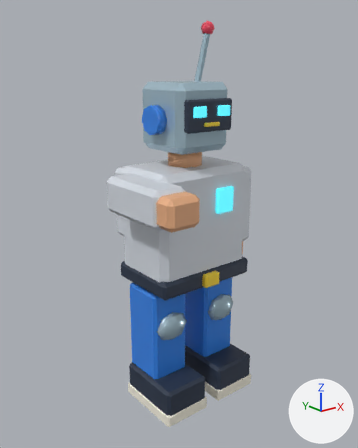
One commit to the Blender file art/blasters/fps_char_3.blend: the scene before it, then after it.
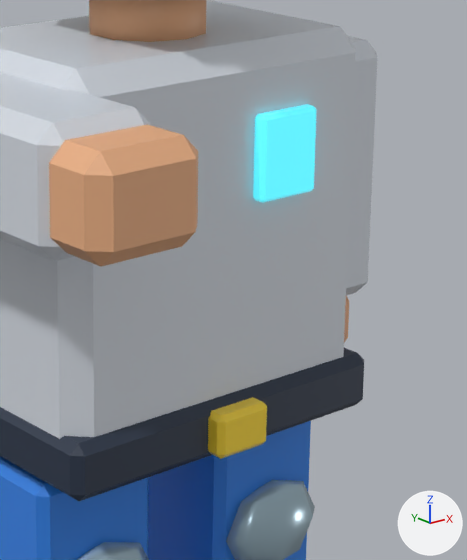
The first picture shows the older version from a camera (50 mm lens) standing at (-1.61, -1.97, 1.79) and looking at (-0.03, 0.02, 0.99). The close-ups show the older and then the newer version on the part from 40% to 77% of the width and 35% to 71% of the height of that picture. Only the edits that show in the close-ups are written down. Lighting does not change. The marker at lower right points along +X, +Y and +Z.

The scene before the commit, as lines of its bpy script (objects in view):
```python
me_cube_068 = bpy.data.meshes.new('Cube.068')
me_cube_068.from_pydata(...)  # 98 vertices, 110 faces; spans x -0.135..0.135, y -0.255..0.135, z -0.7..-0.015
# faces by material slot: [26, 26, 26, 32]
me_cube_068.materials.append(mat_vanilla_plastic)  # white #f9f5e5
me_cube_068.materials.append(mat_ink_navy)  # dark blue #293548
me_cube_068.materials.append(mat_blueberry)  # blue #3584e7
me_cube_068.materials.append(mat_toy_silver)  # blue #adc8d6
me_cube_070 = bpy.data.meshes.new('Cube.070')
me_cube_070.from_pydata(...)  # 24 vertices, 26 faces; spans x -0.285..0.285, y -0.19..0.19, z 0.725..1.315
me_cube_070.materials.append(mat_paint)  # white #d7dde5
me_cube_077 = bpy.data.meshes.new('Cube.077')
me_cube_077.from_pydata(...)  # 24 vertices, 26 faces; spans x 0.045..0.155, y -0.2115..-0.1865, z 1.085..1.215
me_cube_077.materials.append(mat_visor_glow)  # cyan #59e7f9, glowing cyan #59e7f9
ob_chest_badge = bpy.data.objects.new('Chest badge', me_cube_077)
ob_chest_badge.location = (0.0, 0.0, 0.0)
ob_leg_l = bpy.data.objects.new('leg_l', me_cube_068)
ob_leg_l.location = (0.175, 0.0, 0.7)
ob_torso = bpy.data.objects.new('Torso', me_cube_070)
ob_torso.location = (0.0, 0.0, 0.0)
# also in view: 'Buckle' at (0.0, -0.22, 0.75); 'leg_r' at (-0.17, -0.06, 0.34); 'arm_l' at (0.33, 0.01, 0.98); 'Right sleeve' at (-0.33, -0.11, 1.2); 'right_hand' at (-0.33, -0.36, 1.2)
```
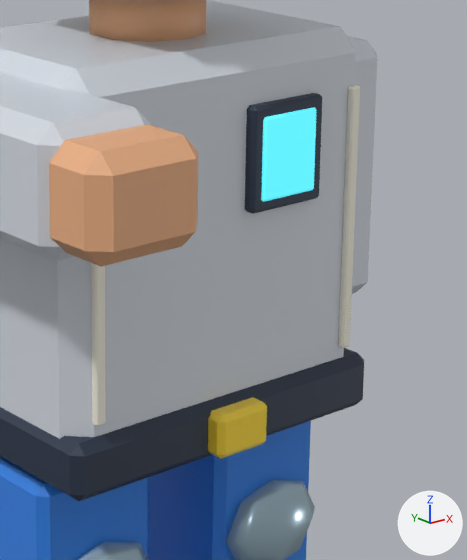
Where the change shows, as pixel boxes (x1, y1, x2, y2) in the close-ups (467 x 560 px):
'Badge frame', added (dark blue)
    after: (245, 93, 322, 214)
'Torso piping.001', added
    after: (338, 85, 360, 348)
'Torso piping', added
    after: (91, 263, 106, 426)

The change, as a diff of the scene's bpy script:
```diff
--- a/art/blasters/fps_char_3.blend.py
+++ b/art/blasters/fps_char_3.blend.py
@@ me_cube_095 @@
+me_cube_095.from_pydata(...)  # 24 vertices, 26 faces; spans x 0.03..0.17, y -0.208..-0.184, z 1.07..1.23
+me_cube_095.materials.append(mat_ink_navy)  # dark blue #293548
@@ me_cube_094 @@
+me_cube_094.from_pydata(...)  # 24 vertices, 26 faces; spans x 0.236..0.254, y -0.201..-0.189, z 0.81..1.23
+me_cube_094.materials.append(mat_vanilla_plastic)  # white #f9f5e5
@@ me_cube_093 @@
+me_cube_093.from_pydata(...)  # 24 vertices, 26 faces; spans x -0.254..-0.236, y -0.201..-0.189, z 0.81..1.23
+me_cube_093.materials.append(mat_vanilla_plastic)  # white #f9f5e5
@@ ob_badge_frame @@
+ob_badge_frame = bpy.data.objects.new('Badge frame', me_cube_095)
+ob_badge_frame.location = (0.0, 0.0, 0.0)
@@ ob_torso_piping_001 @@
+ob_torso_piping_001 = bpy.data.objects.new('Torso piping.001', me_cube_094)
+ob_torso_piping_001.location = (0.0, 0.0, 0.0)
@@ ob_torso_piping @@
+ob_torso_piping = bpy.data.objects.new('Torso piping', me_cube_093)
+ob_torso_piping.location = (0.0, 0.0, 0.0)
```
